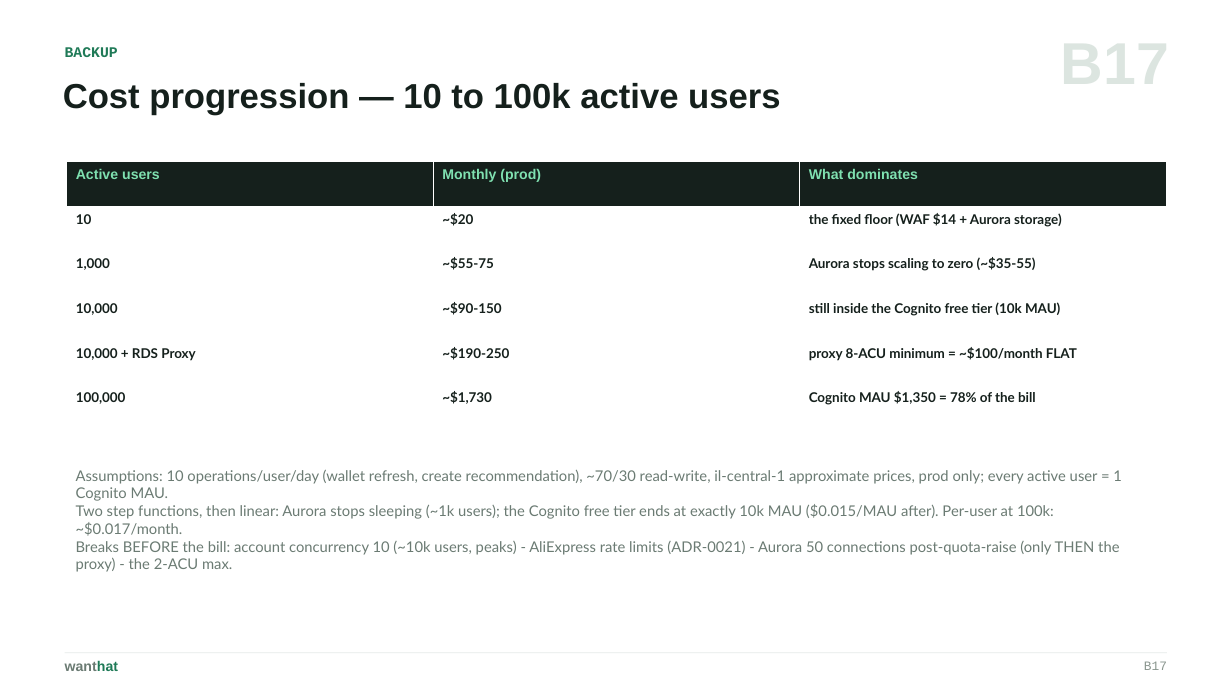
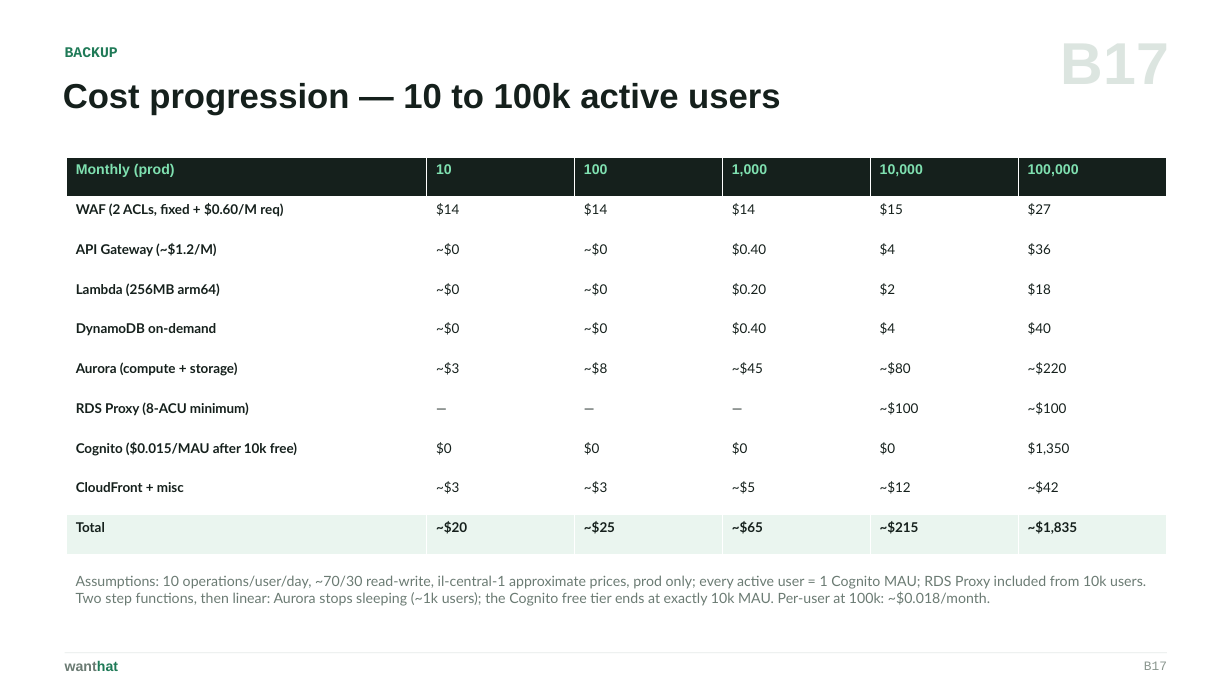
Before and after one commit to wanthat-app/monorepo, a slide deck: slide 36 of slides/wanthat-presentation.pptx. Drawn at 1232x693 pixels with LibreOffice and Linux fonts; fonts in the diff are those of the drawing. Boxes give left, top, right and bottom in pixels: in the first picture for what was removed or moved away, otherwise in the second. Text is boxed around its words. In the diff, an @@ line names an element or a change of style, - is before the commit and + after.

```diff
--- a/slides/wanthat-presentation.pptx
+++ b/slides/wanthat-presentation.pptx
@@ table at <box>67,157,1166,555</box> @@
-Active users | Monthly (prod) | What dominates
-10 | ~$20 | the fixed floor (WAF $14 + Aurora storage)
-1,000 | ~$55-75 | Aurora stops scaling to zero (~$35-55)
-10,000 | ~$90-150 | still inside the Cognito free tier (10k MAU)
-10,000 + RDS Proxy | ~$190-250 | proxy 8-ACU minimum = ~$100/month FLAT
-100,000 | ~$1,730 | Cognito MAU $1,350 = 78% of the bill
+Monthly (prod) | 10 | 100 | 1,000 | 10,000 | 100,000
+WAF (2 ACLs, fixed + $0.60/M req) | $14 | $14 | $14 | $15 | $27
+API Gateway (~$1.2/M) | ~$0 | ~$0 | $0.40 | $4 | $36
+Lambda (256MB arm64) | ~$0 | ~$0 | $0.20 | $2 | $18
+DynamoDB on-demand | ~$0 | ~$0 | $0.40 | $4 | $40
+Aurora (compute + storage) | ~$3 | ~$8 | ~$45 | ~$80 | ~$220
+RDS Proxy (8-ACU minimum) | — | — | — | ~$100 | ~$100
+Cognito ($0.015/MAU after 10k free) | $0 | $0 | $0 | $0 | $1,350
+CloudFront + misc | ~$3 | ~$3 | ~$5 | ~$12 | ~$42
+Total | ~$20 | ~$25 | ~$65 | ~$215 | ~$1,835
@@ table: place and size @@
-table at <box>67,162,1167,430</box>
+table at <box>67,157,1166,555</box>
@@ text at <box>76,575,1146,606</box>: text changed; size 11.5 to 11 pt @@
-Assumptions: 10 operations/user/day (wallet refresh, create recommendation), ~70/30 read-write, il-central-1 approximate prices, prod only; every active user = 1 Cognito MAU.
-Two step functions, then linear: Aurora stops sleeping (~1k users); the Cognito free tier ends at exactly 10k MAU ($0.015/MAU after). Per-user at 100k: ~$0.017/month.
-Breaks BEFORE the bill: account concurrency 10 (~10k users, peaks) - AliExpress rate limits (ADR-0021) - Aurora 50 connections post-quota-raise (only THEN the proxy) - the 2-ACU max.
+Assumptions: 10 operations/user/day, ~70/30 read-write, il-central-1 approximate prices, prod only; every active user = 1 Cognito MAU; RDS Proxy included from 10k users.
+Two step functions, then linear: Aurora stops sleeping (~1k users); the Cognito free tier ends at exactly 10k MAU. Per-user at 100k: ~$0.018/month.
```
Also in this commit, not shown: 2 other files.
